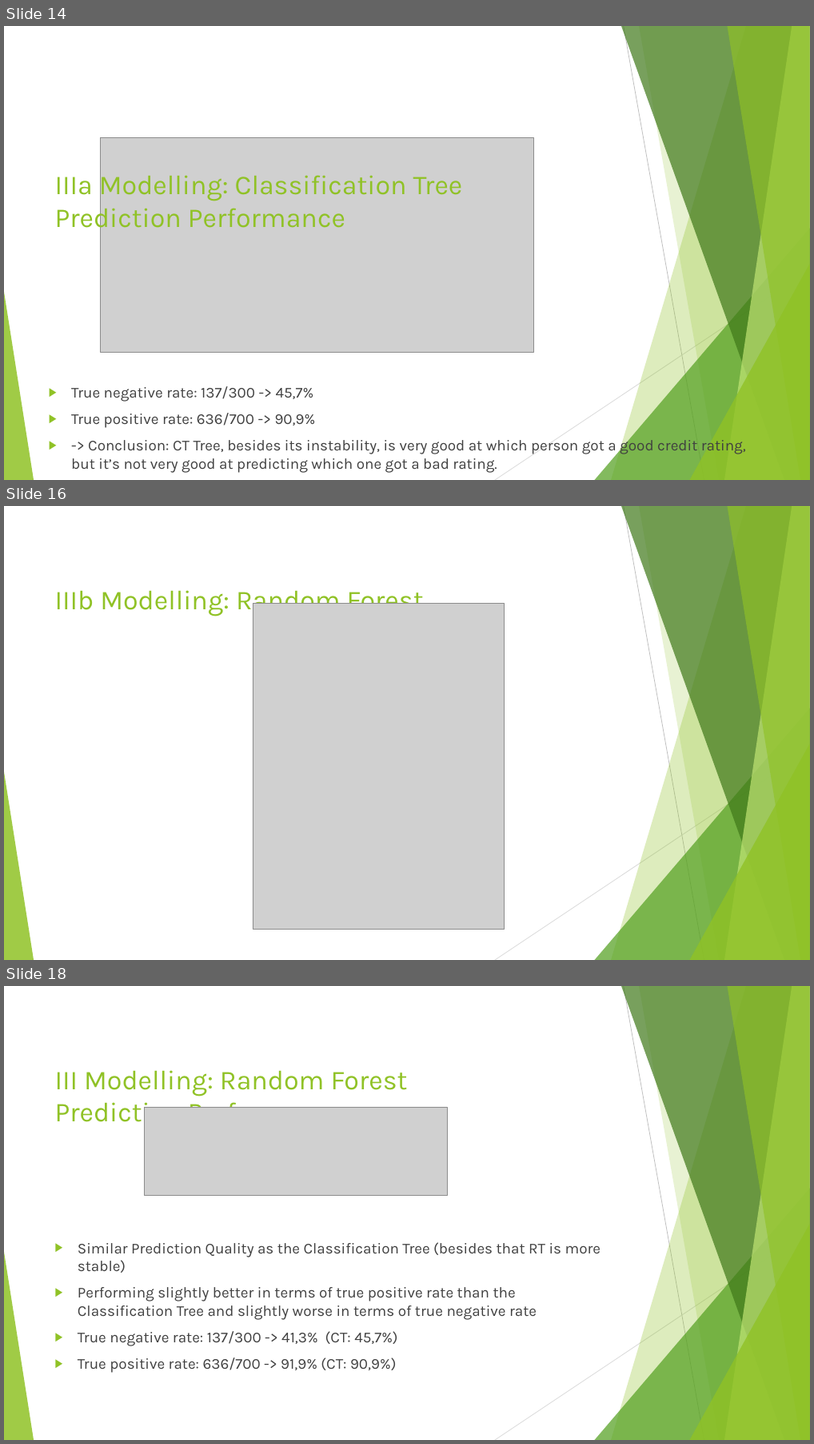
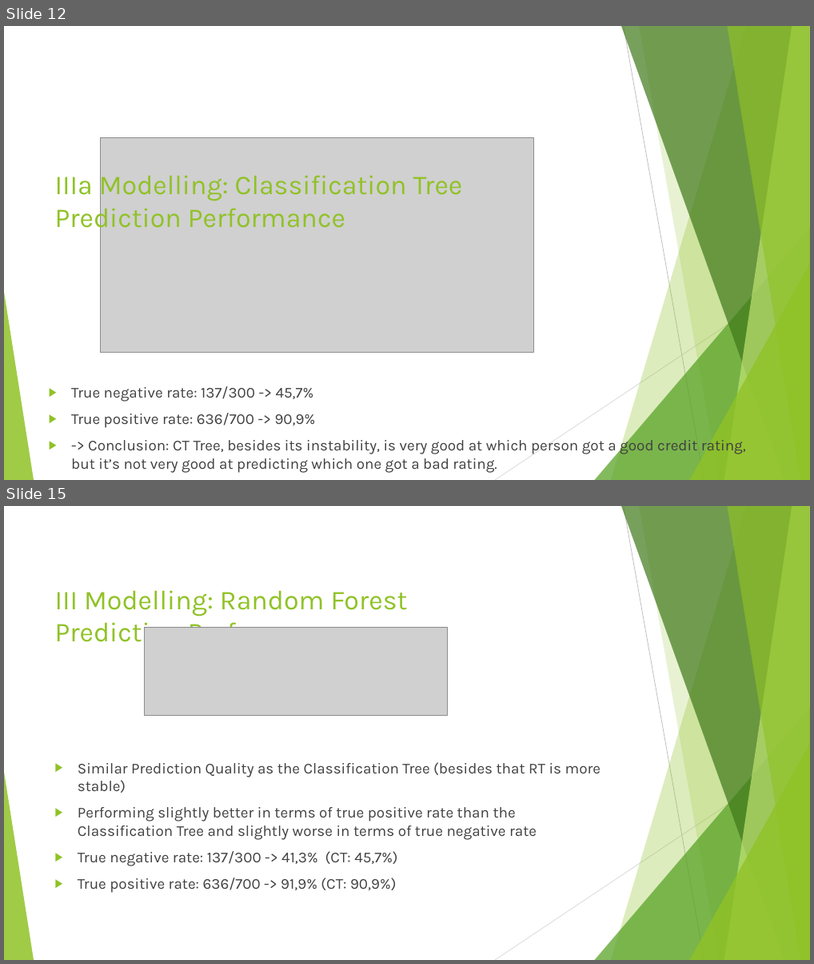
Before and after one commit to RafiKueng/Spoe_Kreditrisiko, a slide deck: Praesentation/Presentation.pptx. Shown one above the other, each under a label of ours: slides 14, 16 and 18 before the commit, slides 12 and 15 after it; the slides between them are not shown. The pictures are 814x1444 and 814x964 pixels, drawn with LibreOffice and Linux fonts; fonts in the diff are those of the drawing; grey boxes stand for pictures. Boxes give left, top, right and bottom in pixels: in the first picture for what was removed or moved away, otherwise in the second. Text is boxed around its words. In the diff, an @@ line names an element or a change of style, - is before the commit and + after.

```diff
--- a/Praesentation/Presentation.pptx
+++ b/Praesentation/Presentation.pptx
@@ slide 16 removed at (x1=4, y1=506, x2=810, y2=960), background #FFFFFF; not listed: 10 template elements that a slide beside it also shows @@
@@ title removed at (x1=55, y1=584, x2=424, y2=616) @@
-IIIb Modelling: Random Forest
@@ picture removed at (x1=253, y1=604, x2=504, y2=929) @@
@@ what was slide 14 is now slide 12 @@
@@ what was slide 18 is now slide 15 @@
```
Also in this commit, not shown: 5 slides changed, 2 other slides removed.
